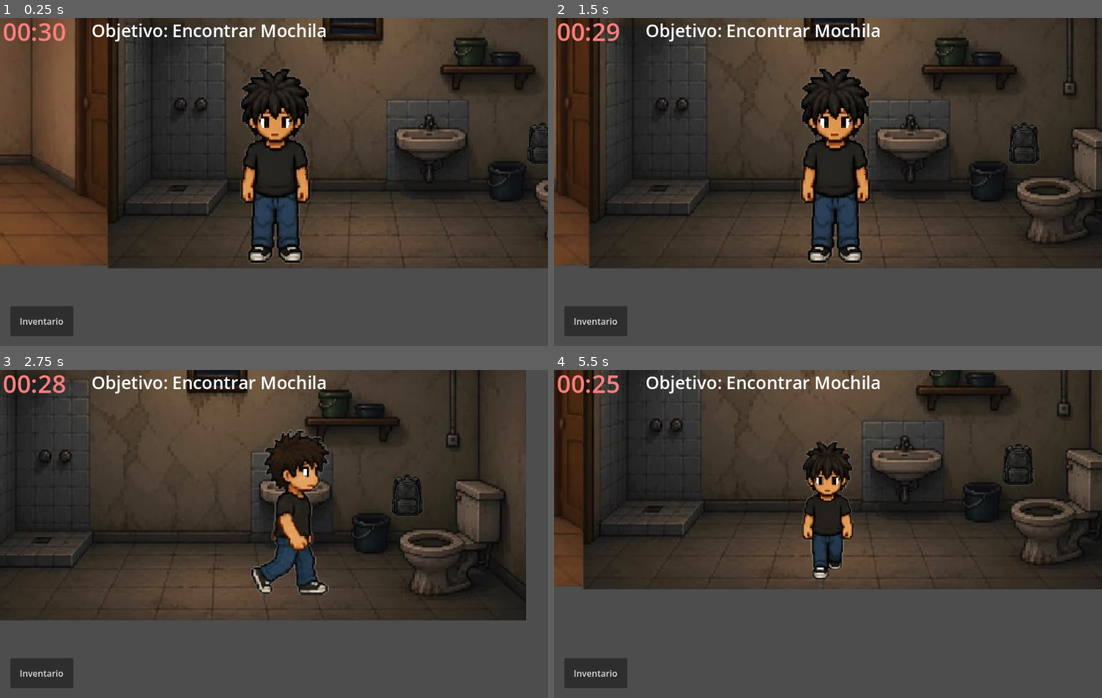
Above: before the commit, frames 1-4 (two rows, left to right).
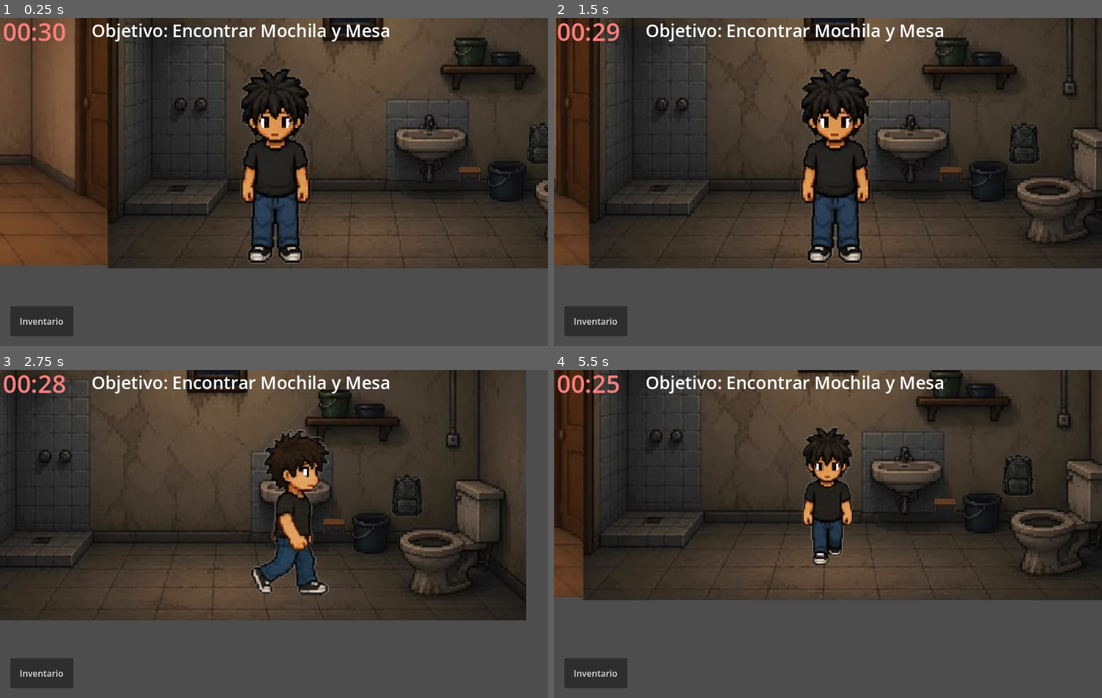
Above: after the commit, the same moments.

Repository: Aldair-Canul/Facultad-de-Ingenieria---Fora-de-Lugar
Game: Godot game, scene res://Scenes/Cuarto/Main.tscn
The game is run twice, just before and just after one commit, with the same random seed, the same clock (stepped at 60 frames per second) and the same inputs. This scene is started directly instead of the project's main scene.
Inputs (mouse positions are in pixels of both pictures, inside the frame that each line leads up to):
- Up to frame 1 (0.25 s): no input
- Up to frame 2 (1.5 s): tap Enter at 0.5 s; move the mouse to (948, 165) at 0.52 s; hold Right (ui_right) 0.53-1.25 s; click (948, 165) at 0.67 s; drag from (718, 198) to (625, 149) at 1.27 s
- Up to frame 3 (2.75 s): move the mouse to (328, 461) at 2.02 s; hold Right (ui_right) from 2.03 s (still down)
- Up to frame 4 (5.5 s): release Right (ui_right) at 2.75 s; drag from (800, 599) to (663, 484) at 2.77 s; move the mouse to (992, 583) at 3.52 s; hold Left (ui_left) 3.53-4.25 s; drag from (663, 484) to (997, 497) at 4.27 s; move the mouse to (855, 534) at 5.02 s; hold Down (ui_down) from 5.03 s (still down); click (855, 534) at 5.17 s

The runs differ from the first frame. In frame 1, 0.3% of the frame differs, in the area x 60-88%, y 1-50%; in frame 2, 0.3%; in frame 3, 0.3%; in frame 4, 12%, in the area x 0-100%, y 0-71%.

Commit message:
Limitaciones de mapa

Diff:
--- a/Proyecto-Infomatrix/Godot-Engine/Scenes/Cuarto/Main.tscn
+++ b/Proyecto-Infomatrix/Godot-Engine/Scenes/Cuarto/Main.tscn
@@ -6,6 +6,7 @@
 [ext_resource type="PackedScene" uid="uid://cuwuhi3a8nq3o" path="res://Scenes/Cuarto/Player.tscn" id="3_beiiy"]
 [ext_resource type="Texture2D" uid="uid://eqtors4l8nid" path="res://images/EscenaCuarto2.0/mochila.png" id="4_0sgwo"]
 [ext_resource type="Script" uid="uid://kcpnijq7fjtt" path="res://Scenes/Cuarto/hud.gd" id="4_beiiy"]
+[ext_resource type="Texture2D" uid="uid://c6nuy662wt7gu" path="res://images/EscenaCuarto/mesa cuarto.png" id="5_qoh52"]
 
 [sub_resource type="RectangleShape2D" id="RectangleShape2D_k0y3n"]
 size = Vector2(57, 203)
@@ -15,6 +16,19 @@
 
 [sub_resource type="RectangleShape2D" id="RectangleShape2D_0sgwo"]
 size = Vector2(57, 65.5)
+
+[sub_resource type="RectangleShape2D" id="RectangleShape2D_qoh52"]
+size = Vector2(2025, 65)
+
+[sub_resource type="SegmentShape2D" id="SegmentShape2D_0sgwo"]
+a = Vector2(314, -47)
+b = Vector2(-142, 207)
+
+[sub_resource type="CircleShape2D" id="CircleShape2D_0sgwo"]
+radius = 97.082436
+
+[sub_resource type="RectangleShape2D" id="RectangleShape2D_vrtlo"]
+size = Vector2(44, 39.5)
 
 [node name="Main" type="Node2D" unique_id=1831511838]
 script = ExtResource("1_lxmde")
@@ -59,6 +73,41 @@
 position = Vector2(296, 402)
 scale = Vector2(0.4225352, 0.44047618)
 texture = ExtResource("4_0sgwo")
+
+[node name="Paredes" type="StaticBody2D" parent="World" unique_id=1535234652]
+
+[node name="CollisionShape2D" type="CollisionShape2D" parent="World/Paredes" unique_id=1924267475]
+position = Vector2(1009, 230)
+shape = SubResource("RectangleShape2D_qoh52")
+
+[node name="CollisionShape2D2" type="CollisionShape2D" parent="World/Paredes" unique_id=1108131229]
+position = Vector2(1010, 570)
+shape = SubResource("RectangleShape2D_qoh52")
+
+[node name="CollisionShape2D3" type="CollisionShape2D" parent="World/Paredes" unique_id=1202068593]
+position = Vector2(30, 294)
+shape = SubResource("SegmentShape2D_0sgwo")
+
+[node name="CollisionShape2D4" type="CollisionShape2D" parent="World/Paredes" unique_id=1797008054]
+position = Vector2(1866, 457)
+shape = SubResource("CircleShape2D_0sgwo")
+
+[node name="ObjetoCuaderno" type="Area2D" parent="World" unique_id=1600639057]
+
+[node name="Sprite2D" type="Sprite2D" parent="World/ObjetoCuaderno" unique_id=846708241]
+position = Vector2(1660, 435)
+scale = Vector2(0.116699286, 0.1284773)
+texture = ExtResource("5_qoh52")
+
+[node name="CollisionShape2D" type="CollisionShape2D" parent="World/ObjetoCuaderno" unique_id=1311410937]
+position = Vector2(1656, 430)
+shape = SubResource("RectangleShape2D_vrtlo")
+
+[node name="MesaAcomodada" type="Sprite2D" parent="World" unique_id=1041791341]
+visible = false
+position = Vector2(618, 405.00006)
+scale = Vector2(0.4182129, 0.5664348)
+texture = ExtResource("5_qoh52")
 
 [node name="UI" type="CanvasLayer" parent="." unique_id=223802378]
 
@@ -187,10 +236,10 @@
 anchors_preset = 15
 anchor_right = 1.0
 anchor_bottom = 1.0
-offset_left = 635.0
-offset_top = -205.0
-offset_right = 635.0
-offset_bottom = -205.0
+offset_left = -3.0
+offset_top = 5.0
+offset_right = -3.0
+offset_bottom = 5.0
 grow_horizontal = 2
 grow_vertical = 2
 mouse_filter = 2
@@ -207,6 +256,7 @@
 [connection signal="body_entered" from="World/DoorZone_Room" to="." method="_on_door_zone_room_body_entered"]
 [connection signal="body_entered" from="World/DoorZone_Bath" to="." method="_on_door_zone_bath_body_entered"]
 [connection signal="body_entered" from="World/ObjetoMochila" to="." method="_on_objeto_mochila_body_entered"]
+[connection signal="body_entered" from="World/ObjetoCuaderno" to="." method="_on_objeto_cuaderno_body_entered"]
 [connection signal="pressed" from="UI/HUD/ButtonInventario" to="UI/HUD" method="_on_button_inventario_pressed"]
 [connection signal="pressed" from="UI/HUD/PanelInventario/BtnUsarMochila" to="." method="_on_btn_usar_mochila_pressed"]
 [connection signal="pressed" from="UI/HUD/PanelGameOver/BtnReintentar" to="." method="_on_btn_reintentar_pressed"]
--- a/Proyecto-Infomatrix/Godot-Engine/Scenes/Cuarto/main.gd
+++ b/Proyecto-Infomatrix/Godot-Engine/Scenes/Cuarto/main.gd
@@ -3,12 +3,25 @@
 @onready var player = $Player
 @onready var anim_transicion = $Transition/AnimationPlayer
 
+var pos_en_bano = Vector2(1400, 400)
+var pos_en_cuarto = Vector2(250, 400)
 
-var pos_en_bano = Vector2(1400, 400) #vector de posicion
-var pos_en_cuarto = Vector2(250, 400)
+# Variables para saber qué objetos tenemos
 var tiene_mochila = false
+var tiene_cuaderno = false
 
 var segundos_totales = 30
+
+func _ready():
+	$UI/HUD/PanelVictoria.visible = false
+	$UI/HUD/PanelGameOver.visible = false
+	$UI/HUD/PanelInventario.visible = false
+
+	# Aseguramos que la mesa acomodada empiece invisible
+	if has_node("World/MesaAcomodada"):
+		$World/MesaAcomodada.visible = false
+
+	$UI/HUD/ObjetivosLabel.text = "Objetivo: Encontrar Mochila y Mesa"
 
 func teletransportar(destino: Vector2):
 	player.set_physics_process(false)
@@ -26,53 +39,63 @@
 	player.set_physics_process(true)
 
 func _on_door_zone_room_body_entered(body):
-	print("¡Algo tocó la puerta del cuarto! Fue: ", body.name)
 	if body.name == "Player":
-		print("Teletransportando al baño...")
 		teletransportar(pos_en_bano)
 
 func _on_door_zone_bath_body_entered(body):
-	print("¡Algo tocó la puerta del baño! Fue: ", body.name)
 	if body.name == "Player":
-		print("Teletransportando al cuarto...")
 		teletransportar(pos_en_cuarto)
 
+# --- RECOGER MOCHILA ---
 func _on_objeto_mochila_body_entered(body):
-	print("¡Algo tocó la mochila! Fue: ", body.name)
 	if body.name == "Player":
 		tiene_mochila = true
+		$World/ObjetoMochila.queue_free()
+		actualizar_inventario_y_objetivos()
 
-		# 1. Eliminamos la mochila del mapa
-		$World/ObjetoMochila.queue_free()
+# --- RECOGER CUADERNO ---
+func _on_objeto_cuaderno_body_entered(body):
+	if body.name == "Player":
+		tiene_cuaderno = true
+		$World/ObjetoCuaderno.queue_free()
+		actualizar_inventario_y_objetivos()
 
-		# 2. Actualizamos el texto del objetivo
-		$UI/HUD/ObjetivosLabel.text = "Objetivo: Acomodar mochila"
+# Actualiza el inventario y el texto de objetivo según lo que tengas juntado
+func actualizar_inventario_y_objetivos():
+	var lista_objetos = ""
+	if tiene_mochila:
+		lista_objetos += "- Mochila\n"
+	if tiene_cuaderno:
+		lista_objetos += "- Cuaderno\n"
 
-		# 3. Mostramos el objeto y el botón en el inventario
-		$UI/HUD/PanelInventario/TextoObjetos.text = "- Mochila"
+	$UI/HUD/PanelInventario/TextoObjetos.text = lista_objetos
+
+	# Verificamos si ya juntamos todo
+	if tiene_mochila and tiene_cuaderno:
+		$UI/HUD/ObjetivosLabel.text = "Objetivo: Acomodar cosas"
 		$UI/HUD/PanelInventario/BtnUsarMochila.visible = true
+	else:
+		$UI/HUD/ObjetivosLabel.text = "Objetivo: Faltan objetos por encontrar"
 
 func _on_btn_usar_mochila_pressed():
-	if tiene_mochila == true:
+	if tiene_mochila and tiene_cuaderno:
 		tiene_mochila = false
+		tiene_cuaderno = false
 
-		# 1. Hacemos visible la mochila en el cuarto
+		# Hacemos visible la mesa acomodada
+		$World/MesaAcomodada.visible = true
 		$World/MochilaAcomodada.visible = true
 
-		# 2. Actualizamos el inventario y objetivos
 		$UI/HUD/PanelInventario/BtnUsarMochila.visible = false
 		$UI/HUD/PanelInventario/TextoObjetos.text = "Inventario vacío"
 		$UI/HUD/ObjetivosLabel.text = "Objetivo: ¡Completado!"
 
-		# 3. Cerramos el panel y detenemos el reloj
 		$UI/HUD/PanelInventario.visible = false
 		$TimerReloj.stop()
 
-		# 4. MOSTRAMOS LA VICTORIA Y DETENEMOS AL JUGADOR
 		$UI/HUD/PanelVictoria.visible = true
 		player.set_physics_process(false)
 
-# Función que se ejecuta cada segundo gracias al TimerReloj
 func _on_timer_reloj_timeout():
 	if segundos_totales > 0:
 		segundos_totales -= 1
@@ -83,15 +106,14 @@
 		$TimerReloj.stop()
 		$UI/HUD/RelojLabel.text = "00:00"
 		$UI/HUD/ObjetivosLabel.text = "¡Tiempo agotado!"
-
-		# Mostramos la pantalla de Game Over y detenemos al jugador
 		$UI/HUD/PanelGameOver.visible = true
 		player.set_physics_process(false)
 
-
-func _on_btn_reintentar_pressed() -> void:
+func _on_btn_reintentar_pressed():
 	get_tree().reload_current_scene()
 
+func _on_btn_volver_a_jugar_pressed():
+	get_tree().reload_current_scene()
 
 func _on_final_cuarto_pressed() -> void:
 	get_tree().change_scene_to_file("res://Scenes/Juego_Cuarto/final_cuarto.tscn")
--- a/Proyecto-Infomatrix/Godot-Engine/Scenes/Juego_Cuarto/Jugador.tscn
+++ b/Proyecto-Infomatrix/Godot-Engine/Scenes/Juego_Cuarto/Jugador.tscn
@@ -212,10 +212,10 @@
 [node name="AnimatedSprite2D" type="AnimatedSprite2D" parent="." unique_id=1794182539]
 scale = Vector2(2, 2)
 sprite_frames = SubResource("SpriteFrames_4jrg1")
-animation = &"caminar_lado"
+animation = &"caminar_abajo"
 
 [node name="CollisionShape2D" type="CollisionShape2D" parent="." unique_id=1983391251]
-position = Vector2(12, -40)
+position = Vector2(-1, 4)
 shape = SubResource("RectangleShape2D_lb5he")
 
 [node name="Camera2D" type="Camera2D" parent="." unique_id=267957842]
--- a/Proyecto-Infomatrix/Godot-Engine/Scenes/Juego_Cuarto/final_cuarto.gd
+++ b/Proyecto-Infomatrix/Godot-Engine/Scenes/Juego_Cuarto/final_cuarto.gd
@@ -1,14 +1,14 @@
 extends Control
 
-const ESCENA_MENU = "res://Scenes/Menu/MenuInicio.tscn"
+const ESCENA_SIGUIENTE = "res://Scenes/Mini_Juego_Mesero/nodo_calle.tscn"
 
 func _ready():
 	$VideoStreamPlayer.grab_focus()
 
 func _on_video_stream_player_finished():
-	get_tree().change_scene_to_file(ESCENA_MENU)
+	get_tree().change_scene_to_file(ESCENA_SIGUIENTE)
 
 func _input(event):
 	if event is InputEventKey and event.is_pressed():
 		# Detiene el video y nos manda directo al menú
-		get_tree().change_scene_to_file(ESCENA_MENU)
+		get_tree().change_scene_to_file(ESCENA_SIGUIENTE)
